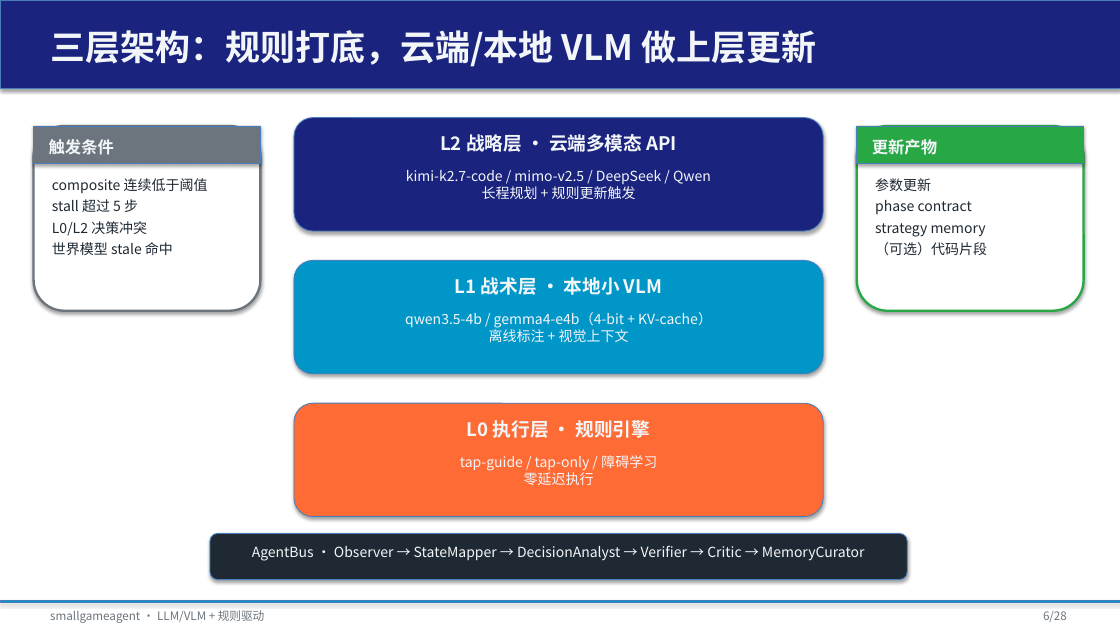
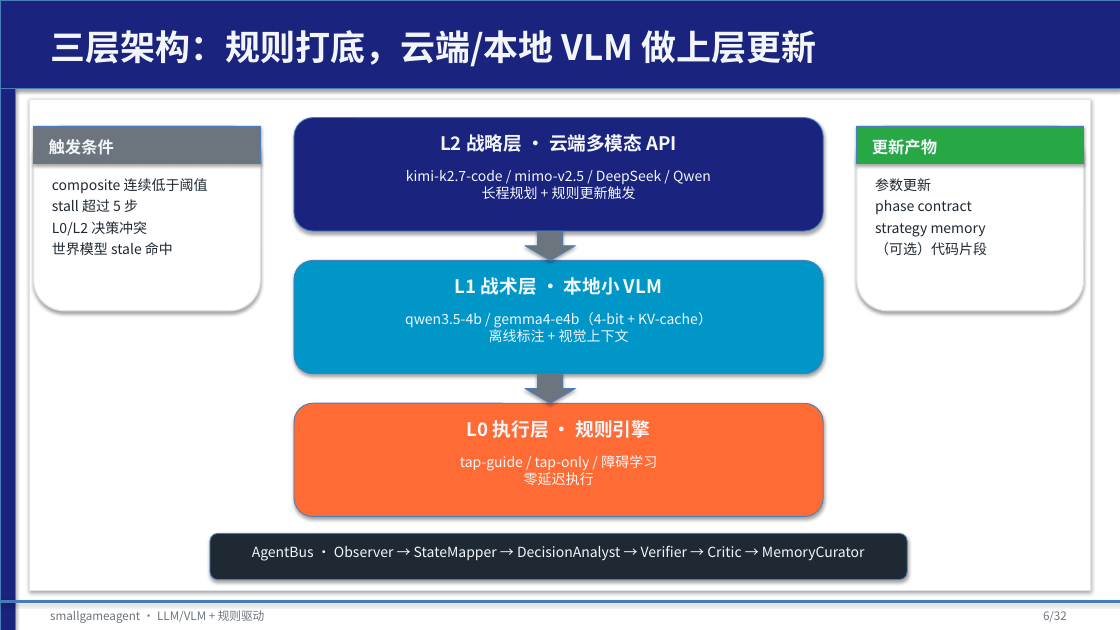
Before and after one commit to tzhazuma/smallgameagent, a slide deck: slide 6 of reports/smallgameagent_report.pptx. Drawn at 1120x630 pixels with LibreOffice and Linux fonts; fonts in the diff are those of the drawing. Boxes give left, top, right and bottom in pixels: in the first picture for what was removed or moved away, otherwise in the second. Text is boxed around its words. In the diff, an @@ line names an element or a change of style, - is before the commit and + after.

Commit message:
feat: beautify PPT, add rule-update trigger design, update cloud provider status with opencodego

```diff
--- a/reports/smallgameagent_report.pptx
+++ b/reports/smallgameagent_report.pptx
@@ rectangle added at box(0, 88, 15, 630), fill #1A237E, outline #4B7EBC 0.75 pt @@
@@ rectangle added at box(29, 99, 1091, 591), fill #FFFFFF, outline #E1E5E9 1 pt @@
@@ rounded rectangle at box(34, 126, 260, 311): outline #6C757D 2 pt to #DDE2E6 1 pt @@
@@ rounded rectangle at box(857, 126, 1084, 311): outline #28A745 2 pt to #DDE2E6 1 pt @@
@@ down arrow added at box(525, 231, 576, 260), fill #6C757D, outline #4B7EBC 0.75 pt @@
@@ down arrow added at box(525, 374, 576, 403), fill #6C757D, outline #4B7EBC 0.75 pt @@
@@ text at box(1043, 611, 1067, 622): text changed @@
-6/28
+6/32
```
Also in this commit, not shown: 26 other slides changed, 5 slides added, 1 slide removed, 8 other files.
